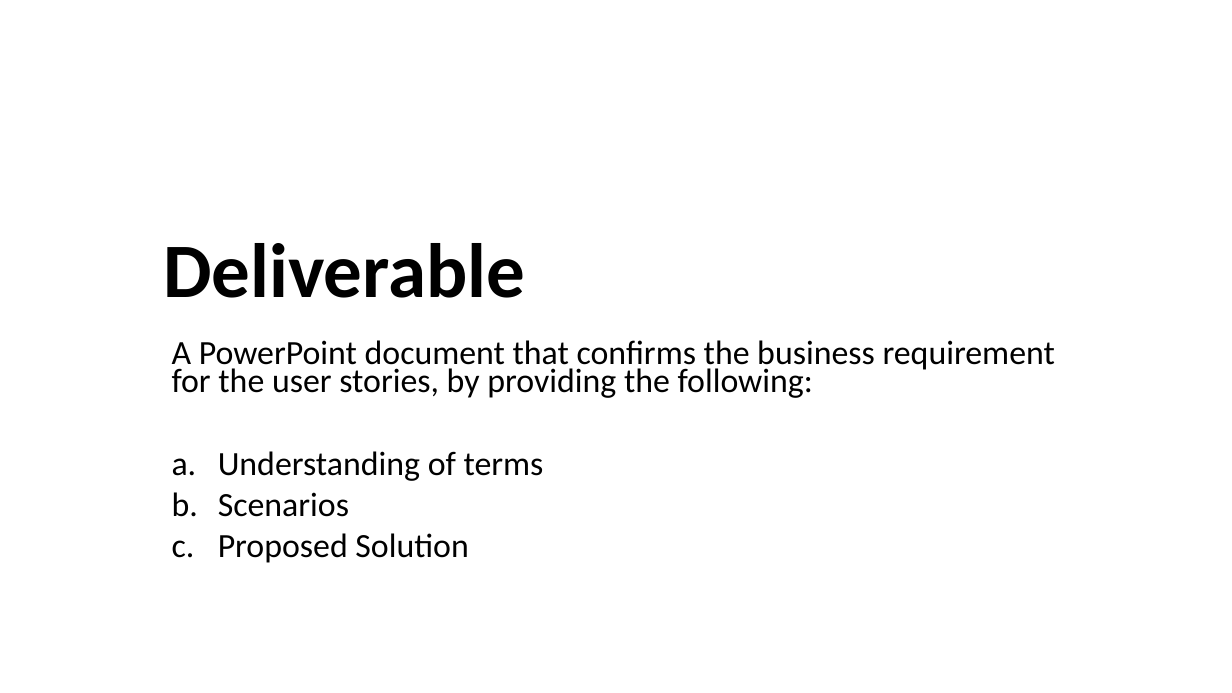
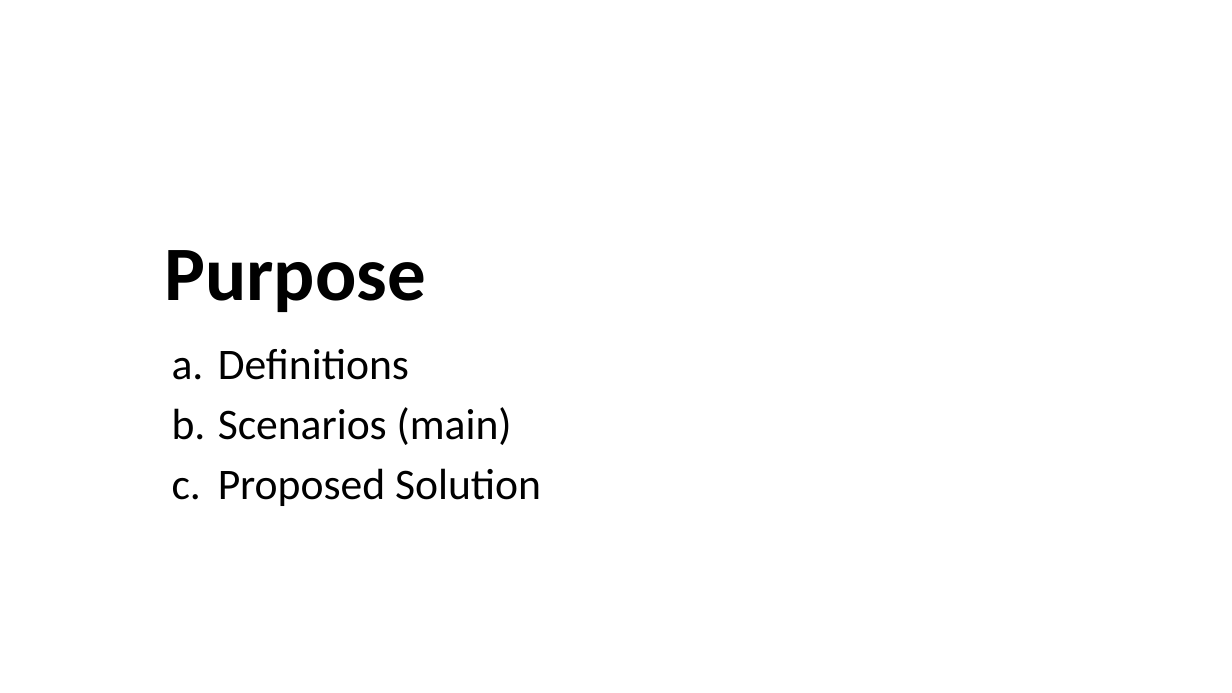
Before and after one commit to frankiemak/general, a slide deck: slide 3 of Presentation1.pptx. Drawn at 1232x693 pixels with LibreOffice and Linux fonts; fonts in the diff are those of the drawing. Boxes give left, top, right and bottom in pixels: in the first picture for what was removed or moved away, otherwise in the second. Text is boxed around its words. In the diff, an @@ line names an element or a change of style, - is before the commit and + after.

```diff
--- a/Presentation1.pptx
+++ b/Presentation1.pptx
@@ text at <box>164,250,426,312</box>: text changed @@
-Deliverable
+Purpose
@@ subtitle at <box>218,349,512,445</box>: text changed; size 26.4 to 34 pt @@
-A PowerPoint document that confirms the business requirement for the user stories, by providing the following:
-a. Understanding of terms
-b. Scenarios
+a. Definitions
+b. Scenarios (main)
@@ subtitle at <box>218,468,541,506</box>: size 26.4 to 34 pt in "Proposed Solution"; line spacing 0.7 to 0.9 @@
```
Also in this commit, not shown: 3 other slides changed, 7 slides added, 4 slides removed.
